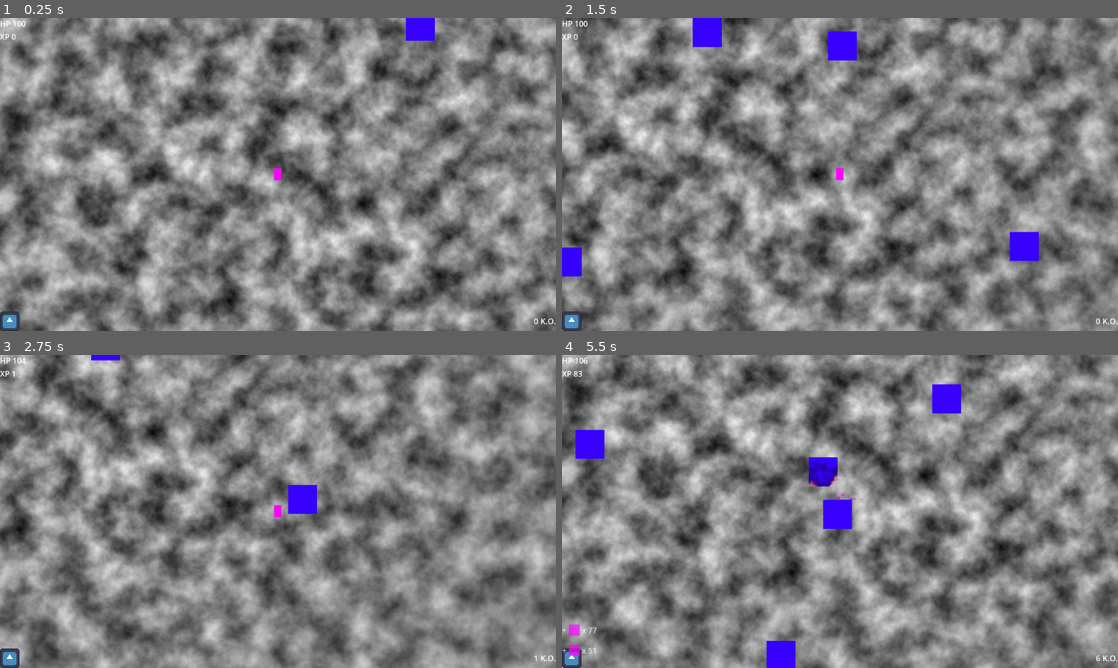
Above: before the commit, frames 1-4 (two rows, left to right).
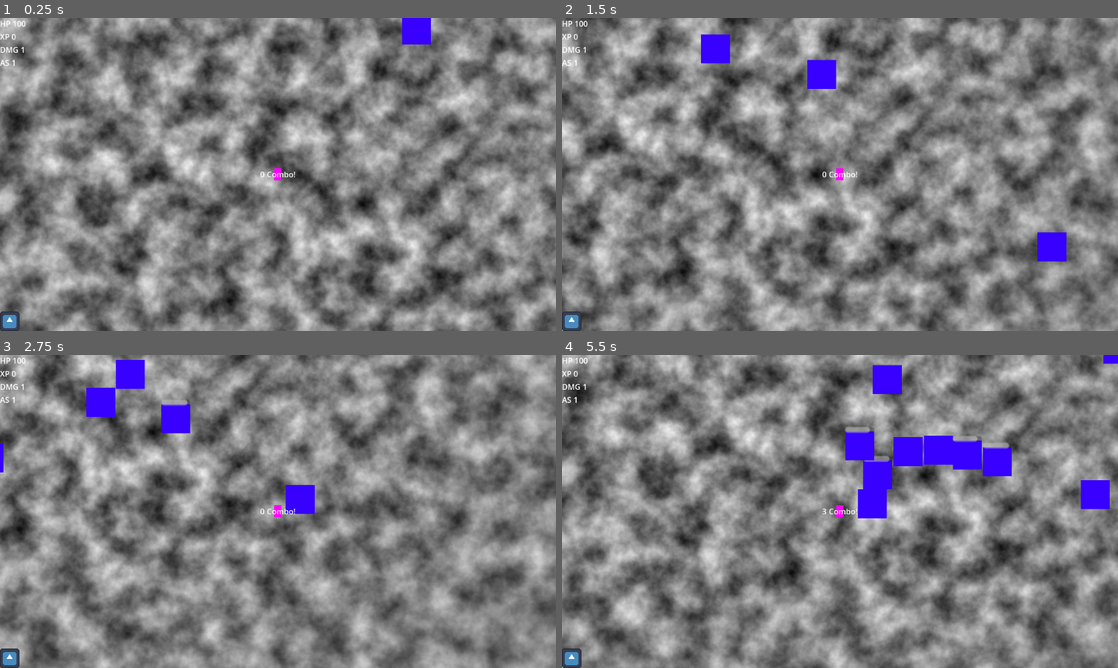
Above: after the commit, the same moments.

Repository: mabanana/survivor-dire
Game: Godot game, scene res://Scenes/main.tscn
The game is run twice, just before and just after one commit, with the same random seed, the same clock (stepped at 60 frames per second) and the same inputs. The engine's default icon, where the game draws it, is replaced by a stand-in: a white triangle on a blue panel in a dark square.
Inputs (mouse positions are in pixels of both pictures, inside the frame that each line leads up to):
- Up to frame 1 (0.25 s): no input
- Up to frame 2 (1.5 s): tap Enter at 0.5 s; move the mouse to (962, 158) at 0.52 s; hold Right (ui_right) 0.53-1.28 s; tap E at 0.6 s; click (962, 158) at 0.67 s; move the mouse to (728, 190) at 1.27 s; hold Down (ui_down) from 1.28 s (still down); tap Tab at 1.35 s; click (728, 190) at 1.42 s
- Up to frame 3 (2.75 s): move the mouse to (333, 442) at 2.02 s; release Down (ui_down) at 2.03 s; hold Right (ui_right) from 2.03 s (still down); tap 1 at 2.1 s; click (333, 442) at 2.17 s
- Up to frame 4 (5.5 s): move the mouse to (812, 574) at 2.77 s; release Right (ui_right) at 2.78 s; hold Up (ui_up) 2.78-3.53 s; tap one key every 0.75 s from 2.85 s: 2 3 4 V; click (812, 574) at 2.92 s; move the mouse to (1006, 558) at 3.52 s; hold Left (ui_left) 3.53-5.03 s; click (1006, 558) at 3.67 s; move the mouse to (673, 464) at 4.27 s; click (673, 464) at 4.42 s; move the mouse to (867, 511) at 5.02 s; hold Down (ui_down) from 5.03 s (still down); click (867, 511) at 5.17 s

The runs differ from the first frame. In frame 1, 0.3% of the frame differs, in the area x 0-100%, y 0-98%; in frame 2, 3.1%; in frame 3, 1.9%; in frame 4, 7.5%, in the area x 0-100%, y 0-100%.

Commit message:
Add combo scaling damage

Diff:
--- a/Scenes/hud.tscn
+++ b/Scenes/hud.tscn
@@ -39,25 +39,49 @@
 unique_name_in_owner = true
 layout_mode = 2
 
-[node name="BottomRight" type="HBoxContainer" parent="."]
-layout_mode = 1
-anchors_preset = 3
-anchor_left = 1.0
-anchor_top = 1.0
-anchor_right = 1.0
-anchor_bottom = 1.0
-offset_left = -40.0
-offset_top = -40.0
-grow_horizontal = 0
-grow_vertical = 0
+[node name="Dmg" type="HBoxContainer" parent="TopLeft"]
+layout_mode = 2
 
-[node name="KillCount" type="Label" parent="BottomRight"]
+[node name="Label" type="Label" parent="TopLeft/Dmg"]
+layout_mode = 2
+text = "DMG"
+
+[node name="DmgNum" type="Label" parent="TopLeft/Dmg"]
 unique_name_in_owner = true
 layout_mode = 2
 
-[node name="Label" type="Label" parent="BottomRight"]
+[node name="AS" type="HBoxContainer" parent="TopLeft"]
 layout_mode = 2
-text = "K.O."
+
+[node name="Label" type="Label" parent="TopLeft/AS"]
+layout_mode = 2
+text = "AS"
+
+[node name="ASNum" type="Label" parent="TopLeft/AS"]
+unique_name_in_owner = true
+layout_mode = 2
+
+[node name="ComboDisplay" type="HBoxContainer" parent="."]
+layout_mode = 1
+anchors_preset = 8
+anchor_left = 0.5
+anchor_top = 0.5
+anchor_right = 0.5
+anchor_bottom = 0.5
+offset_left = -32.5
+offset_top = -20.0
+offset_right = 32.5
+offset_bottom = 20.0
+grow_horizontal = 2
+grow_vertical = 2
+
+[node name="Combo" type="Label" parent="ComboDisplay"]
+unique_name_in_owner = true
+layout_mode = 2
+
+[node name="Label" type="Label" parent="ComboDisplay"]
+layout_mode = 2
+text = "Combo!"
 
 [node name="Buttons" type="HBoxContainer" parent="."]
 layout_mode = 1
--- a/Scenes/square_enemy.tscn
+++ b/Scenes/square_enemy.tscn
@@ -31,3 +31,28 @@
 material = ExtResource("3_r7re1")
 scale = Vector2(20, 20)
 texture = SubResource("PlaceholderTexture2D_5xkq5")
+
+[node name="Control" type="Control" parent="."]
+custom_minimum_size = Vector2(20, 2)
+layout_mode = 3
+anchors_preset = 15
+anchor_right = 1.0
+anchor_bottom = 1.0
+offset_left = -10.0
+offset_top = -12.0
+offset_right = 10.0
+offset_bottom = -10.0
+grow_horizontal = 2
+grow_vertical = 2
+
+[node name="ProgressBar" type="ProgressBar" parent="Control"]
+unique_name_in_owner = true
+visible = false
+layout_mode = 1
+anchors_preset = 15
+anchor_right = 1.0
+anchor_bottom = 1.0
+grow_horizontal = 2
+grow_vertical = 2
+value = 1.0
+show_percentage = false
--- a/Scripts/core_inventory.gd
+++ b/Scripts/core_progression.gd
@@ -4,9 +4,11 @@
 var gold: int
 var exp: int
 var kill_count: int
+var combo: int
 
 func _init() -> void:
 	items = {}
 	gold = 0
 	exp = 0
 	kill_count = 0
+	combo = 0
--- a/Scripts/countdown.gd
+++ b/Scripts/countdown.gd
@@ -1,16 +1,14 @@
 class_name Countdown
 
-const UNIT: int = 100
-
-var cd: int
+var cd: float
 var cd_start_value: float
 
 func _init(cd_start_value: float):
-	self.cd_start_value = cd_start_value * UNIT
+	self.cd_start_value = cd_start_value
 
 func tick(delta: float):
 	if cd > 0:
-		cd -= UNIT * delta
+		cd -= delta
 	return cd
 
 func reset_cd(new_cd = cd_start_value):
--- a/Scripts/entity_model.gd
+++ b/Scripts/entity_model.gd
@@ -2,6 +2,7 @@
 
 var name: String
 var hp: int
+var max_hp: int
 var damage: int
 var entity_type: CoreModel.EntityType
 var position: Vector2
@@ -16,15 +17,17 @@
 		CoreModel.EntityType.player:
 			self.name = "Player"
 			self.hp = 100
+			self.max_hp = hp
 			self.damage = 0
 			self.speed = 0
 			self.position = PH_POSITION
 			self.loot_class = CoreModel.LootClass.BASIC_1
 		CoreModel.EntityType.square:
 			self.name = "Square"
-			self.hp = 1
+			self.hp = 10
+			self.max_hp = hp
 			self.damage = 1
-			self.speed = 100
+			self.speed = 150
 			self.position = PH_POSITION
 			self.loot_class = CoreModel.LootClass.BASIC_1
 		_:
--- a/Scripts/hud.gd
+++ b/Scripts/hud.gd
@@ -6,7 +6,10 @@
 
 @onready var hp_num: Label = %HpNum
 @onready var xp_num: Label = %XpNum
-@onready var kill_count: Label = %KillCount
+@onready var combo: Label = %Combo
+@onready var dmg_num: Label = %DmgNum
+@onready var atk_speed: Label = %ASNum
+
 @onready var inventory: TextureRect = %Inventory
 @onready var pickup_popup: PackedScene = preload("res://Scenes/pickup_pop_up.tscn")
 
@@ -28,7 +31,9 @@
 func _on_core_changed(context, payload):
 	xp_num.text = str(core.progress.exp)
 	hp_num.text = str(core.stats.hp)
-	kill_count.text = str(core.progress.kill_count)
+	combo.text = str(core.progress.combo)
+	dmg_num.text = str(int(core.stats.damage_amp))
+	atk_speed.text = str(int(core.stats.attack_speed))
 
 	if context == CoreModel.Context.loot_dropped:
 		var new_pop: PickupPopup = pickup_popup.instantiate()
--- a/Scripts/input_handler.gd
+++ b/Scripts/input_handler.gd
@@ -50,7 +50,7 @@
 func handle_input(event: InputEvent) -> void:
 	if event is InputEventMouseButton and event.button_index in input_map:
 		var context
-		if event.is_pressed() and !event.is_echo():
+		if event.is_pressed():
 			context = CoreModel.Context.mouse_button_pressed
 		elif event.is_released():
 			context = CoreModel.Context.mouse_button_released
--- a/Scripts/main.gd
+++ b/Scripts/main.gd
@@ -65,7 +65,7 @@
 				cd.reset_cd()
 				_spawn_enemy(CoreModel.EntityType.square)
 
-func _add_child_to_scene(child, bind = true):
+func _add_child_to_scene(child: Node2D, bind = true):
 	child.rid = core.gen_id()
 	if bind:
 		child.bind(core, core_changed)
@@ -132,6 +132,9 @@
 		var node:CharacterBody2D = core.scene.nodes[rid]
 		node.velocity = (node.position - player.position).normalized()*30
 		node.move_and_slide()
+		if core.scene.entities[rid].hp != core.scene.entities[rid].max_hp:
+			node.hp_bar.visible = true
+			node.hp_bar.value = 100 * core.scene.entities[rid].hp / core.scene.entities[rid].max_hp
 
 func _on_core_changed(context, payload):
 	if context == core.Context.damage_started:
--- a/Scripts/player_controller.gd
+++ b/Scripts/player_controller.gd
@@ -5,11 +5,9 @@
 var spell_cd: Countdown
 var rid_closest: int
 var aim_cast: AimCast
-
-var base_damage: int = 1# replace with some weapon/class system
+var aoe_attack_xp = 1000
 
 func _ready() -> void:
-	core.stats.attack_speed *= 4
 	attack_cd = Countdown.new(1/core.stats.attack_speed)
 	spell_cd = Countdown.new(core.stats.spell_cooldown)
 	aim_cast = AimCast.new()
@@ -31,39 +29,49 @@
 		var tick = cd.tick(delta)
 		if tick <= 0:
 			if cd == attack_cd:
-				attack_cd.reset_cd()
-				_attack([rid_closest])
+				attack_cd.reset_cd(1/core.stats.attack_speed)
+				if core.progress.exp > aoe_attack_xp:
+					_attack(_get_colldiers(aim_cast.position, core.stats.spell_radius))
+				else:
+					_attack([rid_closest])
 
 
 func _on_core_changed(context, payload):
 	if context == CoreModel.Context.mouse_button_pressed:
 		if payload[CoreModel.PKey.input_action] == InputHandler.PlayerActions.AIM_ATTACK:
 			var colliders = _get_colldiers(payload[CoreModel.PKey.mouse_position], core.stats.spell_radius)
+			if len(colliders) == 0:
+				core.progress.combo = 0
 			prints("colliders:", colliders)
 			_attack(colliders)
 	elif context == CoreModel.Context.map_update:
 		_get_closest_enemy()
+
 
 func _get_colldiers(mouse_pos, radius):
 	print("mouse_pos", mouse_pos)
 	return aim_cast.get_colldiers(mouse_pos - position, radius)
 
 func _attack(rid_array):
+	core.stats.damage_amp = max(log(core.progress.combo) * core.stats.START_DA * 5, core.stats.START_DA)
+	core.stats.attack_speed = max(log(core.progress.combo) * core.stats.START_AS / log(10), core.stats.START_AS)
+
 	for i in range(len(rid_array)):
 		if rid_array[i] and rid_array[i] in core.scene.entities:
 			print("%s attacked %s for %s damage" % [
 				core.scene.nodes[rid].name,
 				core.scene.nodes[rid_array[i]].name,
-				core.stats.damage_amp * base_damage
+				core.stats.damage_amp
 				])
 			core_changed.emit(CoreModel.Context.damage_started,
 			{
 				core.PKey.num_targets: 1,
-				core.PKey.amount : core.stats.damage_amp * base_damage,
+				core.PKey.amount : core.stats.damage_amp,
 				core.PKey.target_rid : [rid_array[i]],
 				core.PKey.dealer_rid : rid,
 				core.PKey.target_position : core.scene.entities[rid_array[i]].position,
 			})
+			core.progress.combo += 1
 
 
 func _get_closest_enemy():
@@ -77,3 +85,4 @@
 				if player_dist < core.stats.attack_range:
 					dist_closest = player_dist
 					rid_closest = ent_rid
+					aim_cast.position = ents[ent_rid].position
--- a/Scripts/square_enemy.gd
+++ b/Scripts/square_enemy.gd
@@ -2,6 +2,7 @@
 # TODO: REMOVE SIGNAL LISTENING
 var shader_progress: float = 0.8
 var dead = false
+@onready var hp_bar: ProgressBar = %ProgressBar
 
 func _ready():
 	material = ShaderMaterial.new()
@@ -17,6 +18,7 @@
 
 func die():
 	dead = true
+	hp_bar.visible = false
 	velocity = Vector2.ZERO
 	# 0 is left and measures degrees clockwise
 	var angle = rad_to_deg(core.scene.player_pos.angle_to_point(position))
